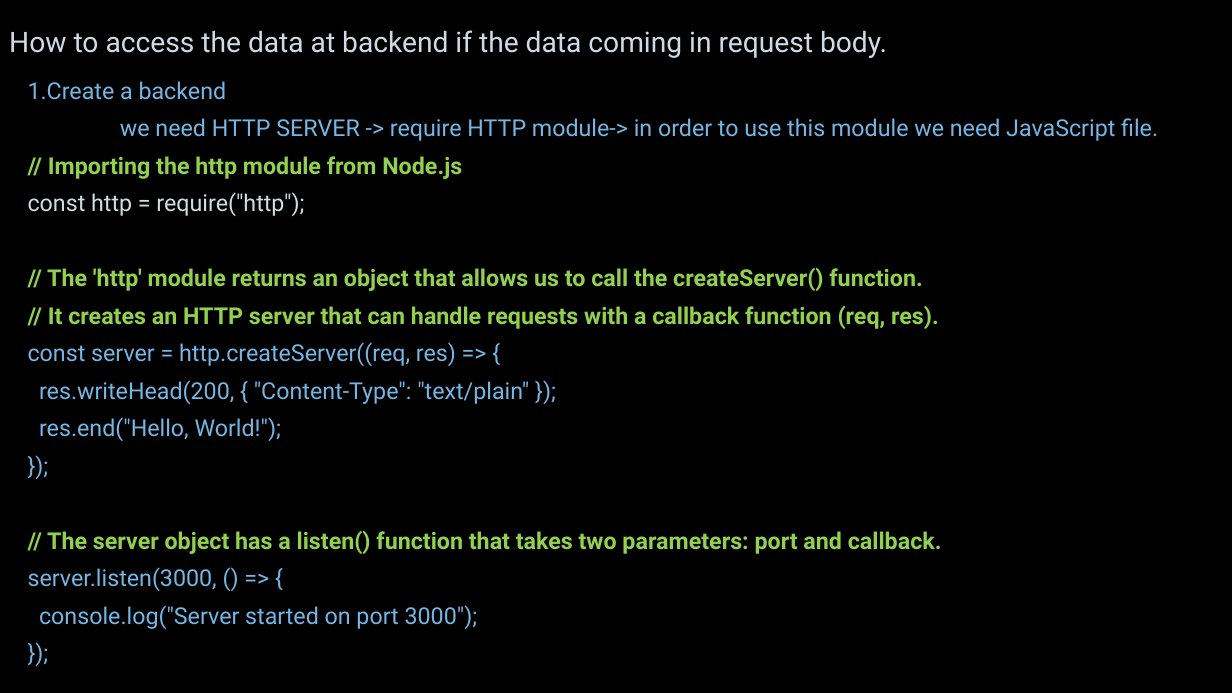
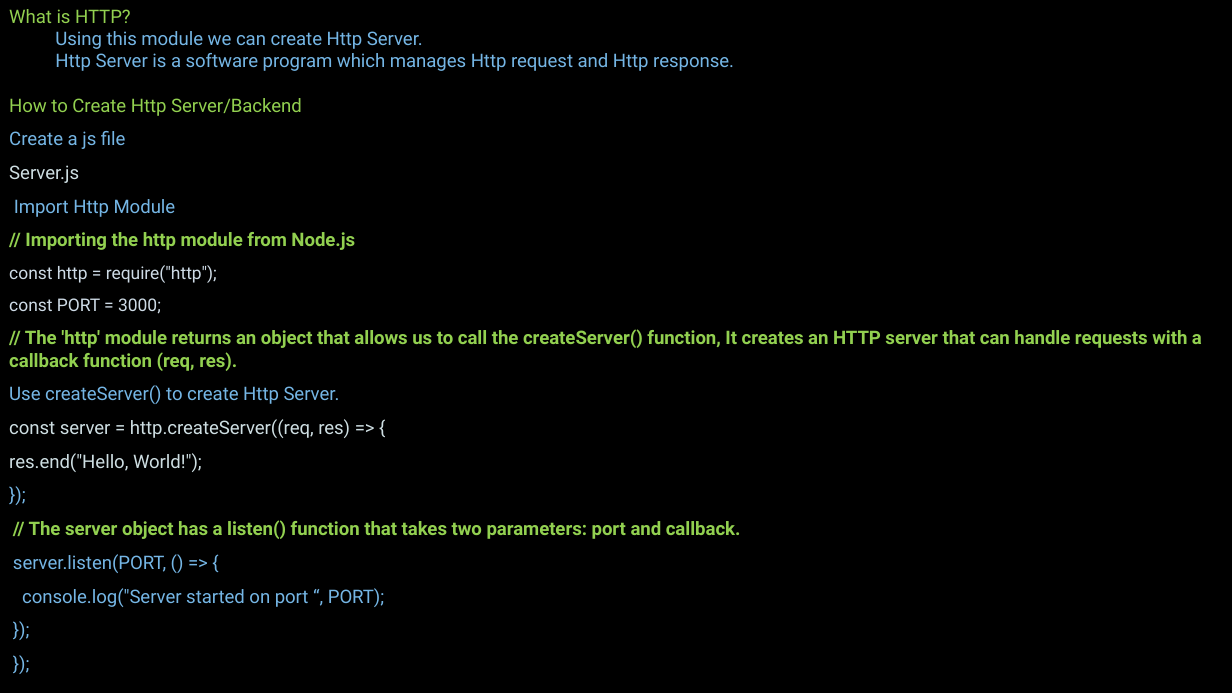
Before and after one commit to JhanaR/mylearnNode, a slide deck: slide 13 of BackEnd - Notes.pptx. Drawn at 1232x693 pixels with LibreOffice and Linux fonts; fonts in the diff are those of the drawing; background and template pictures are left out. Boxes give left, top, right and bottom in pixels: in the first picture for what was removed or moved away, otherwise in the second. Text is boxed around its words. In the diff, an @@ line names an element or a change of style, - is before the commit and + after.

```diff
--- a/BackEnd - Notes.pptx
+++ b/BackEnd - Notes.pptx
@@ text at (x1=9, y1=9, x2=1202, y2=607): paragraph added @@
+});
@@ text "What is HTTP? Using this ..." moved from (x1=28, y1=81, x2=1158, y2=629) to (x1=9, y1=9, x2=1202, y2=607) @@
@@ text at (x1=9, y1=9, x2=734, y2=217): text changed; size 18.1 to 14.4 pt @@
-1.Create a backend
-we need HTTP SERVER -> require HTTP module-> in order to use this module we need JavaScript file.
+What is HTTP?
+Using this module we can create Http Server.
+Http Server is a software program which manages Http request and Http response.
+How to Create Http Server/Backend
+Create a js file
+Server.js
+Import Http Module
@@ title removed at (x1=9, y1=30, x2=887, y2=58) @@
-How to access the data at backend if the data coming in request body.
@@ text at (x1=9, y1=232, x2=741, y2=539): size 18.1 to 14.4 pt in "// Importing the http module from Node.js", "const server = http.createServer((req, res) => {", "res.end("Hello, World!");", "});" and 2 more places; size 18.1 to 13.6 pt, text colour #CEDEE2 to #CEDBE6 in "const http = require("http");"; text colour #75B6E5 to #CEDEE2 in "const server = http.createServer((req, res) => {", "res.end("Hello, World!");"; indent changed; line spacing 0.9 to 1 @@
@@ text at (x1=9, y1=298, x2=1202, y2=404): text changed; size 18.1 to 14.4 pt @@
-// The 'http' module returns an object that allows us to call the createServer() function.
-// It creates an HTTP server that can handle requests with a callback function (req, res).
+const PORT = 3000;
+// The 'http' module returns an object that allows us to call the createServer() function, It creates an HTTP server that can handle requests with a callback function (req, res).
+Use createServer() to create Http Server.
@@ text at (x1=39, y1=380, x2=529, y2=404): paragraph removed @@
-res.writeHead(200, { "Content-Type": "text/plain" });
@@ text at (x1=13, y1=554, x2=385, y2=607): text changed; size 18.1 to 14.4 pt @@
-server.listen(3000, () => {
-console.log("Server started on port 3000");
+server.listen(PORT, () => {
+console.log("Server started on port “, PORT);
```
Also in this commit, not shown: 2 other slides changed, 2 slides added, 3 other files.
